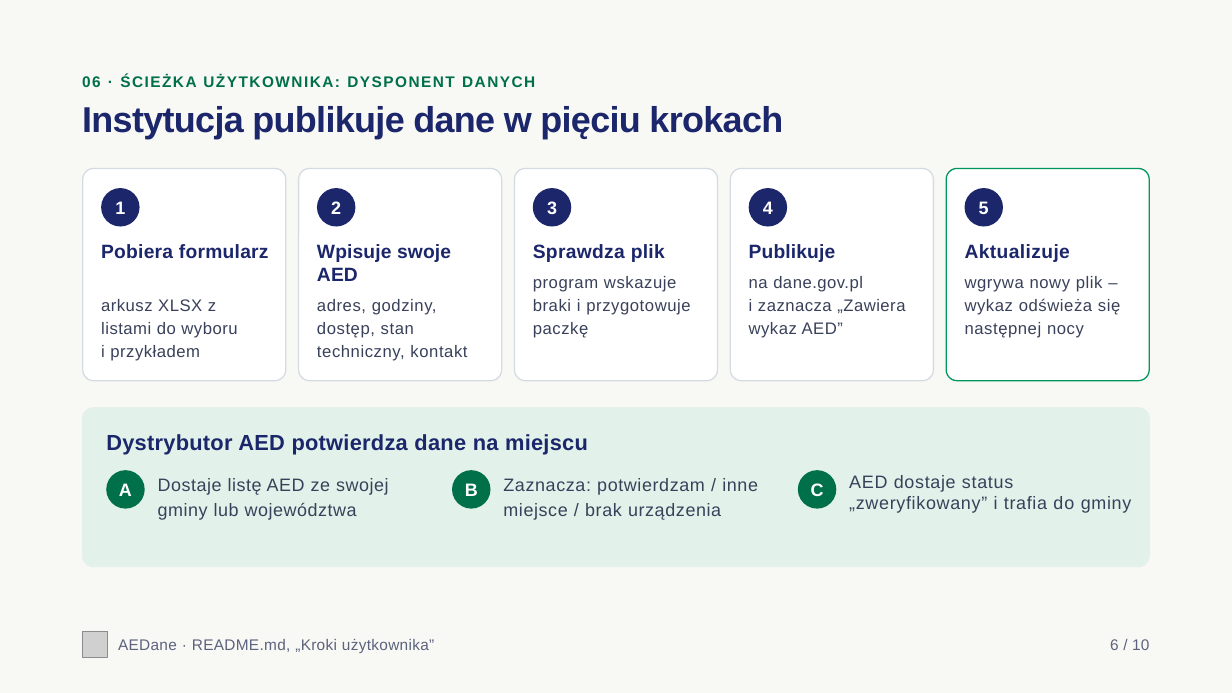
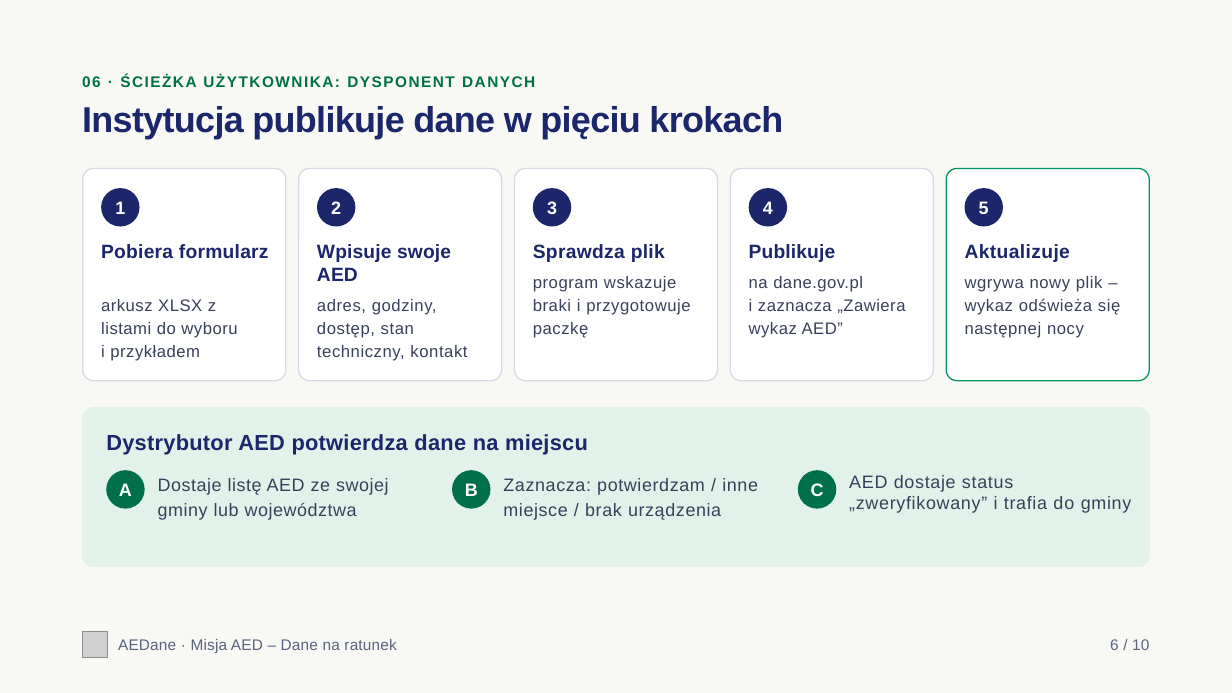
Before and after one commit to tymsonS/AED, a slide deck: slide 6 of presentation/aedane-prezentacja.pptx. Drawn at 1232x693 pixels with LibreOffice and Linux fonts; fonts in the diff are those of the drawing; grey boxes stand for pictures. Boxes give left, top, right and bottom in pixels: in the first picture for what was removed or moved away, otherwise in the second. Text is boxed around its words. In the diff, an @@ line names an element or a change of style, - is before the commit and + after.

```diff
--- a/presentation/aedane-prezentacja.pptx
+++ b/presentation/aedane-prezentacja.pptx
@@ text at (118,639,396,653): text changed @@
-AEDane · README.md, „Kroki użytkownika”
+AEDane · Misja AED – Dane na ratunek
```
Also in this commit, not shown: 6 other slides changed, 2 other files.
